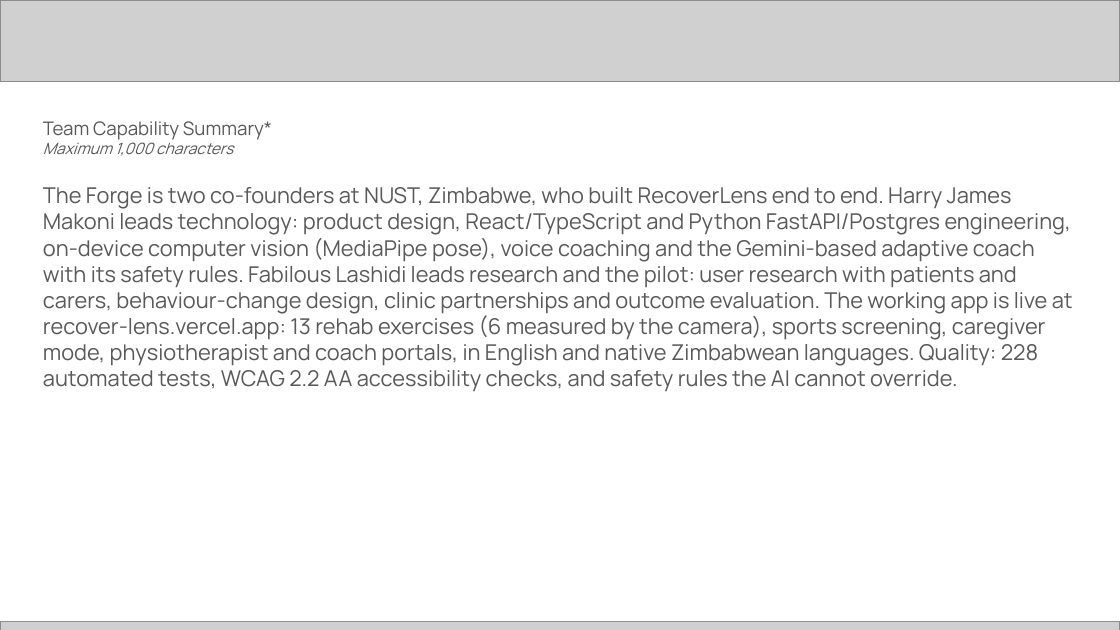
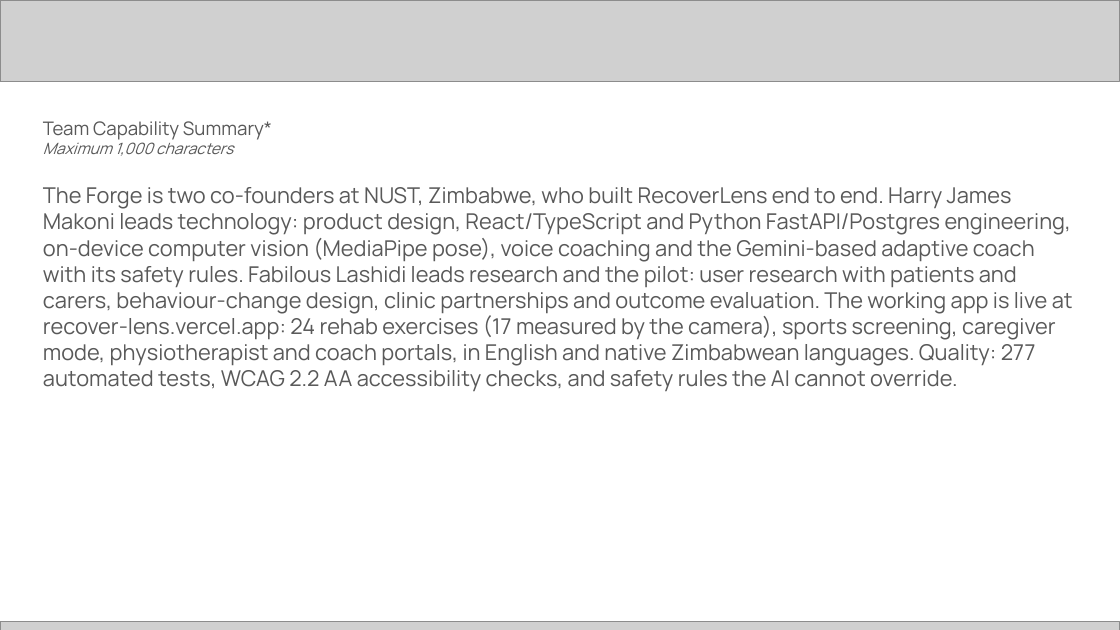
Before and after one commit to harrymakoni-netizen/Recover-Lens-, a slide deck: slide 3 of docs/hack2skill/RecoverLens-Future-Health-submission.pptx. Drawn at 1120x630 pixels with LibreOffice and Linux fonts; fonts in the diff are those of the drawing; grey boxes stand for pictures. Boxes give left, top, right and bottom in pixels: in the first picture for what was removed or moved away, otherwise in the second. Text is boxed around its words. In the diff, an @@ line names an element or a change of style, - is before the commit and + after.

```diff
--- a/docs/hack2skill/RecoverLens-Future-Health-submission.pptx
+++ b/docs/hack2skill/RecoverLens-Future-Health-submission.pptx
@@ text at (x1=43, y1=187, x2=1073, y2=391): text changed @@
-The Forge is two co-founders at NUST, Zimbabwe, who built RecoverLens end to end. Harry James Makoni leads technology: product design, React/TypeScript and Python FastAPI/Postgres engineering, on-device computer vision (MediaPipe pose), voice coaching and the Gemini-based adaptive coach with its safety rules. Fabilous Lashidi leads research and the pilot: user research with patients and carers, behaviour-change design, clinic partnerships and outcome evaluation. The working app is live at recover-lens.vercel.app: 13 rehab exercises (6 measured by the camera), sports screening, caregiver mode, physiotherapist and coach portals, in English and native Zimbabwean languages. Quality: 228 automated tests, WCAG 2.2 AA accessibility checks, and safety rules the AI cannot override.
+The Forge is two co-founders at NUST, Zimbabwe, who built RecoverLens end to end. Harry James Makoni leads technology: product design, React/TypeScript and Python FastAPI/Postgres engineering, on-device computer vision (MediaPipe pose), voice coaching and the Gemini-based adaptive coach with its safety rules. Fabilous Lashidi leads research and the pilot: user research with patients and carers, behaviour-change design, clinic partnerships and outcome evaluation. The working app is live at recover-lens.vercel.app: 24 rehab exercises (17 measured by the camera), sports screening, caregiver mode, physiotherapist and coach portals, in English and native Zimbabwean languages. Quality: 277 automated tests, WCAG 2.2 AA accessibility checks, and safety rules the AI cannot override.
```
Also in this commit, not shown: 10 other slides changed, 1 other file.
